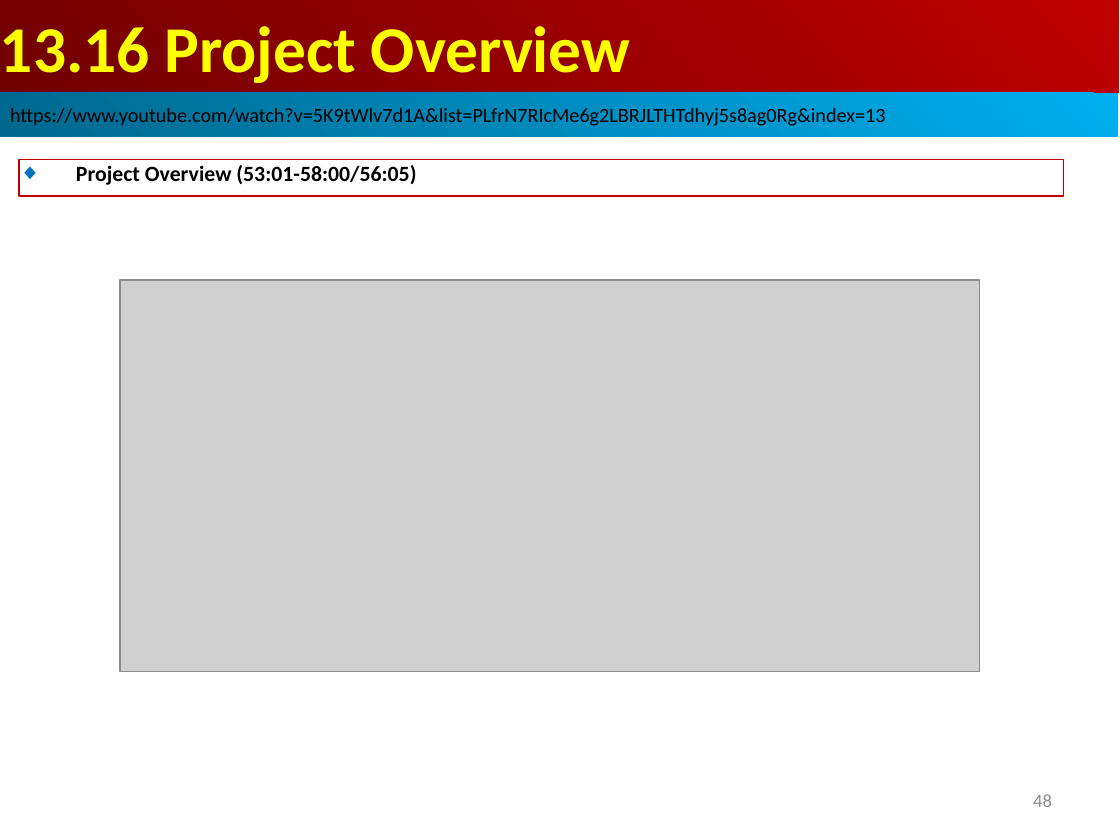
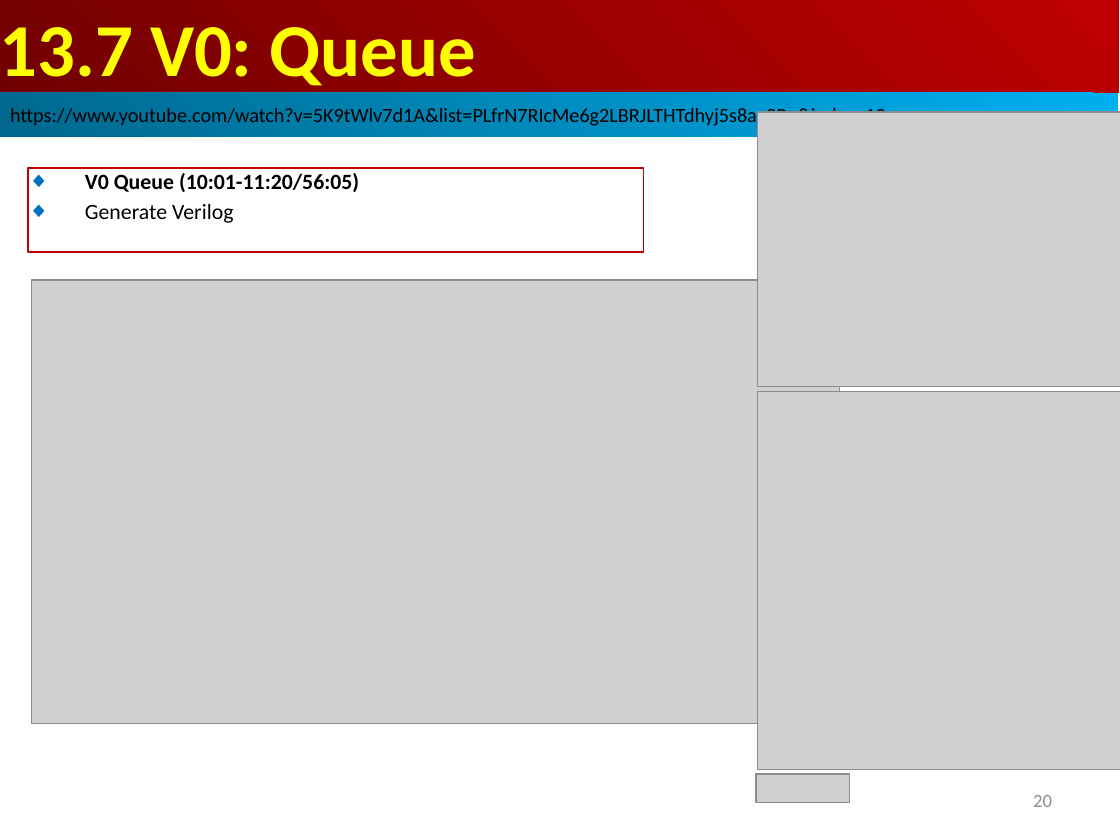
Before and after one commit to peterhchen/AIU_CS800_Chisel, a slide deck: slide 20 of 500_UCSC_HWD/013_Queue/001_Video/013.Queue.ppt (slide 48 before the commit). Drawn at 1120x840 pixels with LibreOffice and Linux fonts; fonts in the diff are those of the drawing; grey boxes stand for pictures. Boxes give left, top, right and bottom in pixels: in the first picture for what was removed or moved away, otherwise in the second. Text is boxed around its words. In the diff, an @@ line names an element or a change of style, - is before the commit and + after.

```diff
--- a/500_UCSC_HWD/013_Queue/001_Video/013.Queue.ppt
+++ b/500_UCSC_HWD/013_Queue/001_Video/013.Queue.ppt
@@ text in rectangle at (0, 27, 475, 93): text changed; size 42 to 48 pt @@
-13.16 Project Overview
+13.7 V0: Queue
@@ rectangle "https://www.youtube.com/watch?v=5K9tWlv7d1A&list=PLfrN7RIcMe ..." at (0, 93, 1118, 137): more space between paragraphs @@
@@ picture added at (757, 112, 1120, 386) @@
@@ rectangle removed at (19, 159, 1064, 196) @@
-◆ Project Overview (53:01-58:00/56:05)
@@ rectangle added at (28, 168, 644, 252), outline #C00000 0.74 pt, 14 pt, text #000000, bold @@
+◆ V0 Queue (10:01-11:20/56:05)
+◆ Generate Verilog
@@ picture: place and size @@
-picture at (120, 280, 980, 672)
+picture at (31, 280, 840, 724)
@@ picture added at (757, 392, 1120, 769) @@
@@ picture added at (756, 774, 850, 803) @@
@@ page number at (1033, 795, 1052, 807): text changed @@
-48
+20
```
Also in this commit, not shown: 20 other slides changed, 7 slides added, 30 slides removed.
